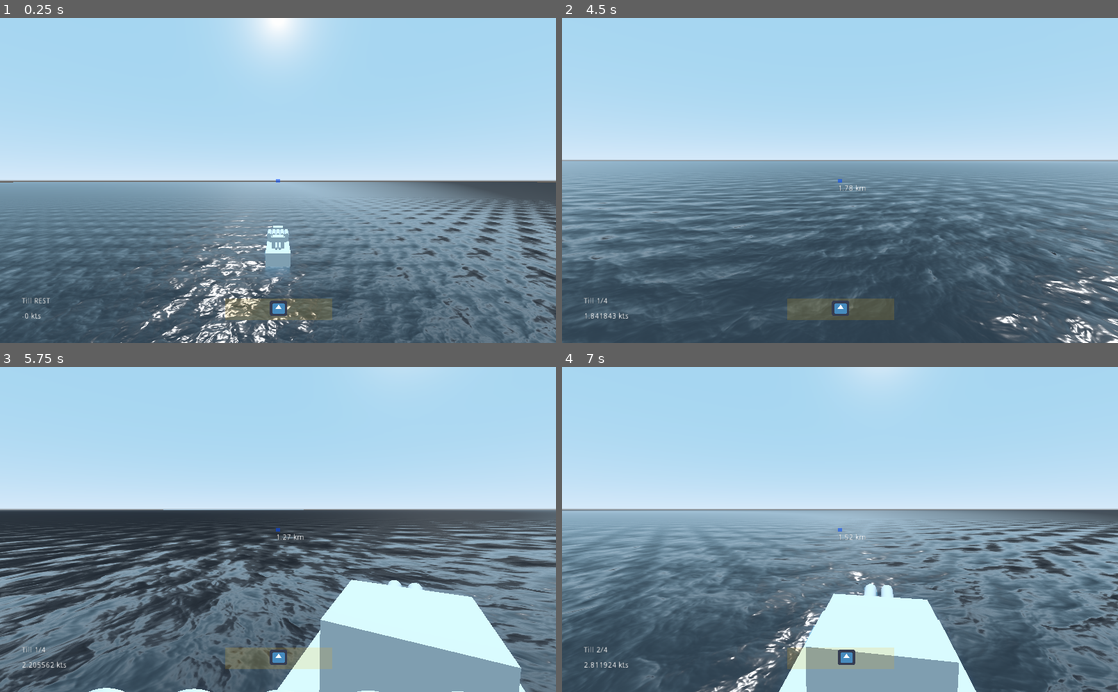
Above: before the commit, frames 1-4 (two rows, left to right).
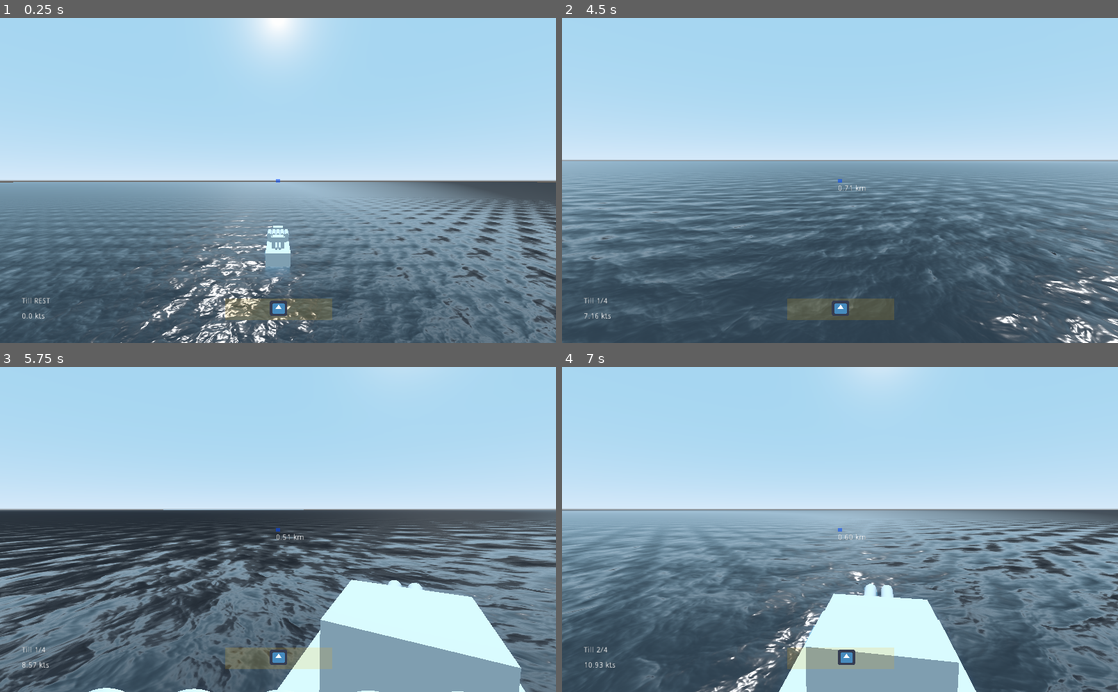
Above: after the commit, the same moments.

Repository: IndustrialDonut/IWARSHIPS
Game: Godot game, scene res://Map.tscn
Same seed, same stepped clock (60 frames per second), same inputs: the game is played once before the commit and once after it. The engine's default icon, where the game draws it, is replaced by a stand-in: a white triangle on a blue panel in a dark square.
Inputs (mouse positions are in pixels of both pictures, inside the frame that each line leads up to):
- Up to frame 1 (0.25 s): no input
- Up to frame 2 (4.5 s): move the mouse to (867, 180) at 0.52 s; hold W (forward) 0.53-1.28 s; hold Ctrl (ctrl) 0.53-1.28 s; move the mouse to (728, 196) at 1.27 s; hold S (back) 1.28-2.03 s; click (728, 196) at 1.35 s; move the mouse to (851, 174) at 2.02 s; hold W (forward) from 2.03 s (still down); right-click (851, 174) at 2.1 s; tap Enter at 2.75 s; move the mouse to (834, 187) at 2.77 s; tap 3 (select_torpedo) at 2.85 s; move the mouse to (878, 183) at 3.52 s; hold Shift (sprint) 3.53-4.28 s; move the mouse to (795, 177) at 4.27 s; tap Mouse wheel up (zoom_in) at 4.35 s
- Up to frame 3 (5.75 s): keep holding W (forward); move the mouse to (283, 529) at 5.02 s; tap Mouse wheel down (zoom_out) at 5.1 s
- Up to frame 4 (7 s): move the mouse to (817, 523) at 5.77 s; release W (forward) at 5.78 s; hold D (right) 5.78-6.53 s; tap Ctrl (ctrl) at 5.85 s; move the mouse to (867, 529) at 6.52 s; hold W (forward) from 6.53 s (still down); click (867, 529) at 6.6 s

The runs differ from the first frame. In frame 1, less than 0.1% of the frame differs, in the area x 4-8%, y 90-93%; in frame 2, less than 0.1%; in frame 3, less than 0.1%, in the area x 4-53%, y 51-93%; in frame 4, less than 0.1%.

Commit message:
speed scale set on HUD in Kts

Diff:
--- a/Game/Globals/Global1.gd
+++ b/Game/Globals/Global1.gd
@@ -7,4 +7,16 @@
 	TORP
 }
 
-const DISTANCE_SCALE = 0.05 # for a ship that is 100 meters long IRL, it is 5 units in game.
+const UNITS_PER_METER = 0.05 # for a ship that is 100 meters long IRL, it is 5 units in game.
+const METERS_PER_UNIT = 1.0 / UNITS_PER_METER
+
+const UNIT_PER_KM = UNITS_PER_METER * 1000.0
+const KM_PER_UNIT = METERS_PER_UNIT / 1000.0
+
+const METERS_PER_NAUTICALMILE = 1852.0
+const NAUTICALMILE_PER_METER = 1.0 / METERS_PER_NAUTICALMILE
+const NAUTICALMILE_PER_UNIT = NAUTICALMILE_PER_METER * METERS_PER_UNIT
+
+#const KNOT_PER_MS = 1.94384 # knots per m/s
+
+const US2KTS = NAUTICALMILE_PER_UNIT * 3600
--- a/Game/Ships/HUD.gd
+++ b/Game/Ships/HUD.gd
@@ -27,18 +27,27 @@
 
 func set_speed(vel : Vector3) -> void:
 	vel = -vel
-	$Speed.text = str(vel.z) + " kts"
+	$Speed.text = decimal_place_string(vel.z * CONSTANTS.US2KTS / 10.0, 1) + " kts" # scale speed down.
 
 
 func set_distance(dist) -> void:
 	if "guncam" in get_viewport().get_camera():
-		var a = dist * CONSTANTS.DISTANCE_SCALE
 
-		# formatting to have 2 decimal places
-		a = str(a)
-		var array = a.split('.',false)
-		var string = array[0] + '.' + array[1].substr(0,2)
+		var a = dist * CONSTANTS.KM_PER_UNIT
 
-		$reticle/range.text = string + " km"
+		$reticle/range.text = decimal_place_string(a, 2) + " km"
 	else:
 		$reticle/range.text = ""
+
+func decimal_place_string(fValue, num_places):
+	# formatting to have 2 decimal places
+	if fValue == 0:
+		var string = "0.0"
+		for i in range(num_places-1):
+			string += "0"
+		return string
+
+	var a = str(fValue)
+	var array = a.split('.',false)
+	var new = array[0] + '.' + array[1].substr(0,2)
+	return new
